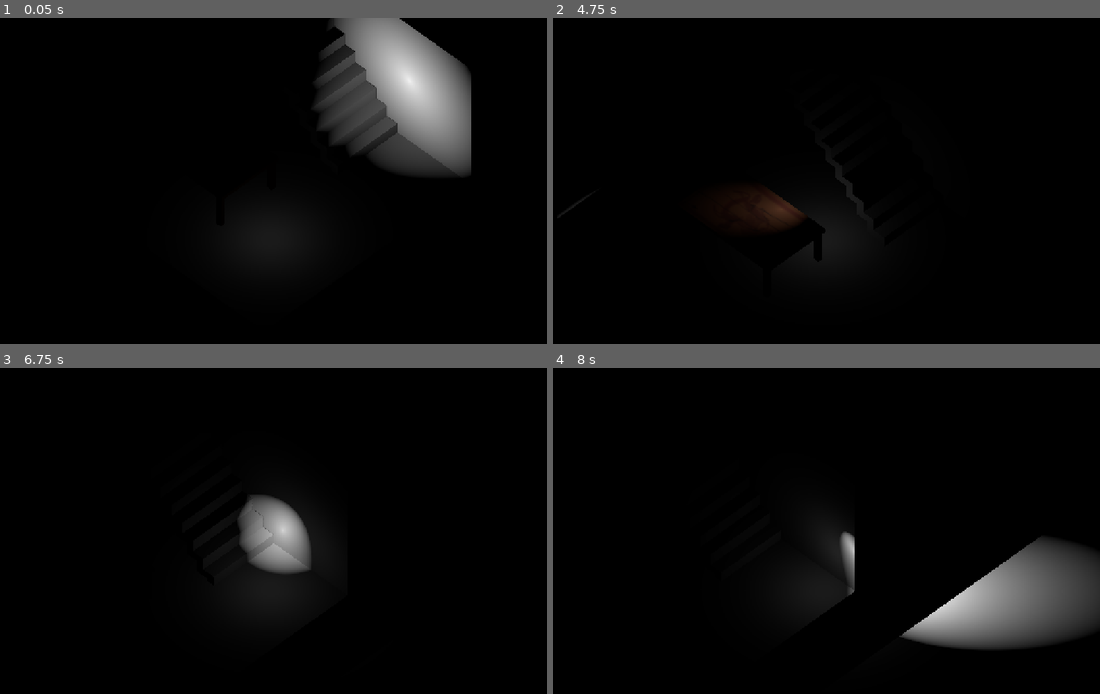
Above: before the commit, frames 1-4 (two rows, left to right).
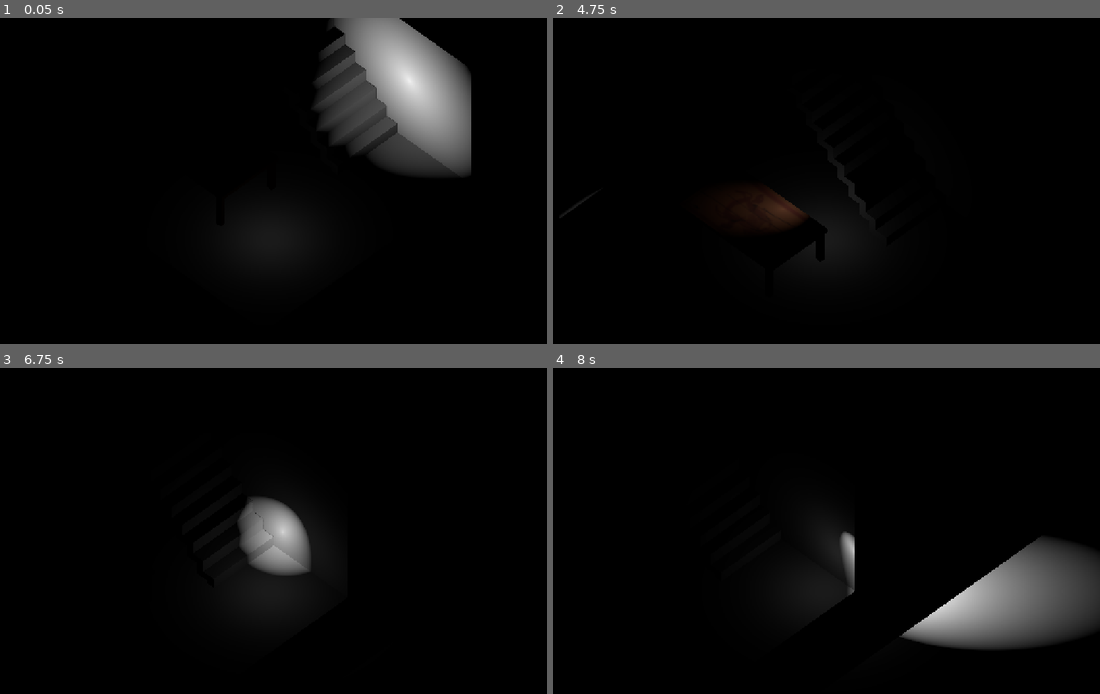
Above: after the commit, the same moments.

Repository: Naronco/Vaccaphobia
Game: Godot game, scene res://Game.tscn
Two runs of this game, one before a commit and one after it. Both use one fixed random seed, a clock stepped at 60 frames per second and the inputs below.
Inputs:
- Up to frame 1 (0.05 s): no input
- Up to frame 2 (4.75 s): tap Enter at 0.5 s; hold D (move_right) 0.53-1.28 s; hold S (move_down) 1.28-2.03 s; hold D (move_right) 2.03-2.78 s; hold W (move_up) 2.78-3.53 s; hold A (move_left) from 3.53 s (still down)
- Up to frame 3 (6.75 s): release A (move_left) at 5.03 s; hold S (move_down) 5.03-5.78 s; hold D (move_right) 5.78-6.53 s; hold W (move_up) from 6.53 s (still down)
- Up to frame 4 (8 s): release W (move_up) at 7.28 s; hold D (move_right) from 7.28 s (still down)

The runs differ from the first frame. In frame 2, 0.1% of the frame differs, in the area x 1-57%, y 48-72%; in frame 3, 0.2%, in the area x 44-57%, y 39-64%; in frame 4, less than 0.1%.

Commit message:
fix stair physics

Diff:
--- a/Player.gd
+++ b/Player.gd
@@ -119,13 +119,15 @@
 
 	# Moving the character
 	velocity = move_and_slide(velocity, Vector3.UP, false, 4, 60.0/180.0*PI)
-	velocity.y = 0
+	velocity.y = -0.01
 
 	# place player on floor
 	var space_state = get_world().direct_space_state
 	var result = space_state.intersect_ray(self.transform.origin + Vector3(0, 1.3, 0), self.transform.origin + Vector3(0, -100, 0))
 
 	var rad = get_node("CollisionShape").shape.get_radius()
+
+	print(is_on_floor())
 
 	if not is_on_floor() and result:
 		print("Hit at point/normal: ", result.position, result.normal)
